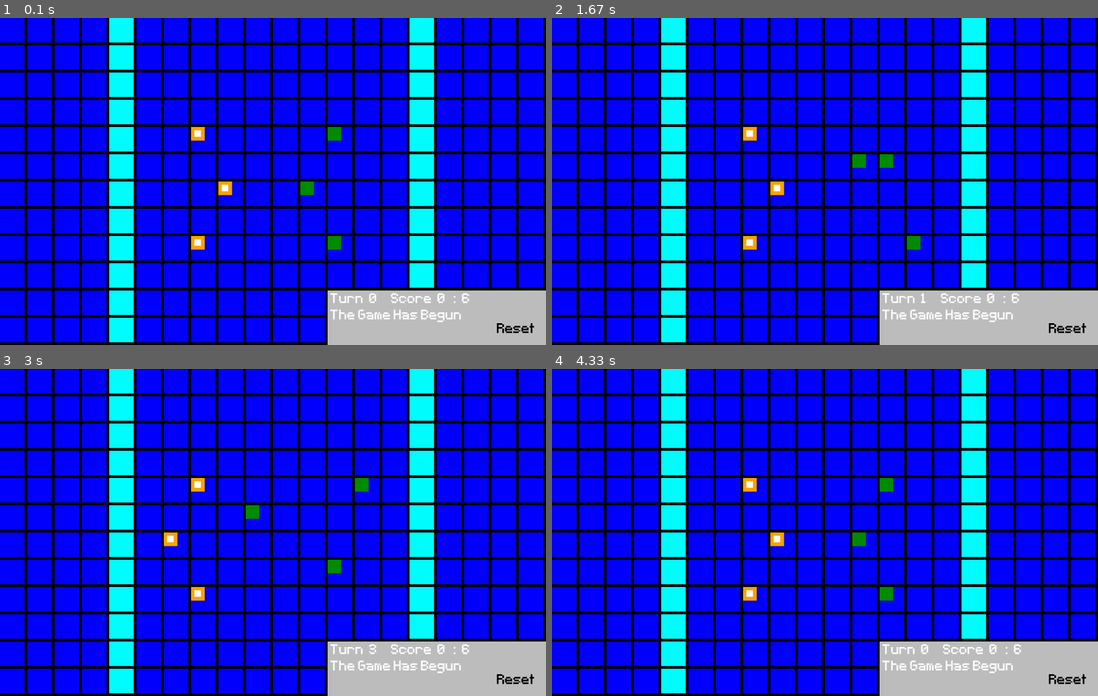
Above: before the commit, frames 1-4 (two rows, left to right).
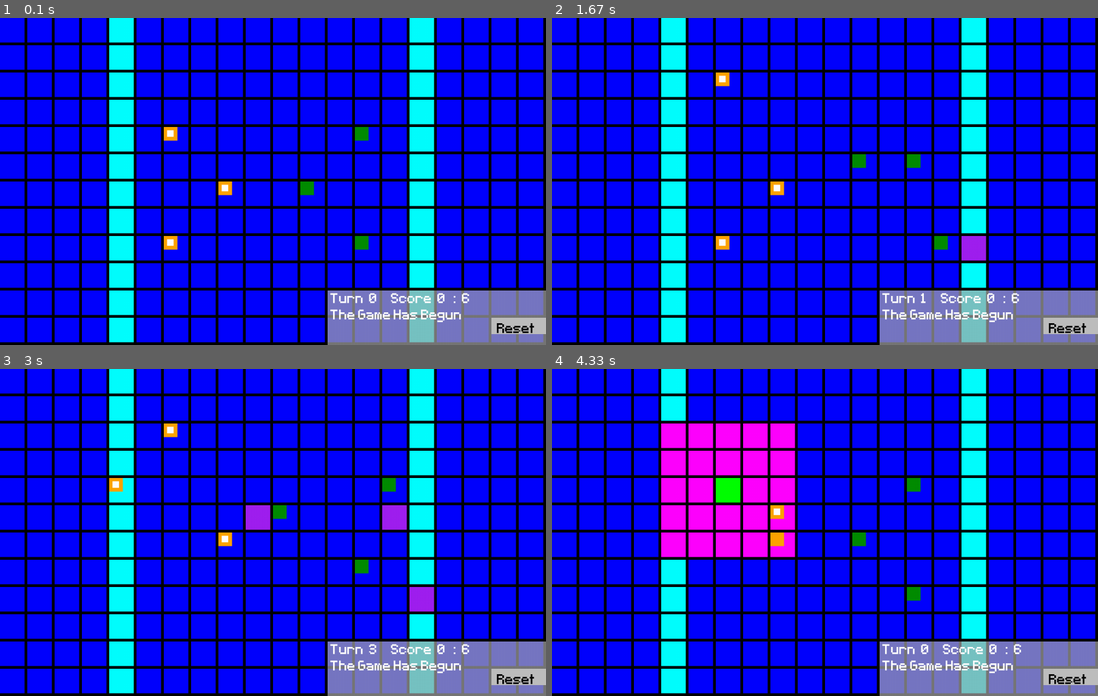
Above: after the commit, the same moments.

Repository: LWhite200/pygames
Game: pygame game, started from Final War/Final War.py
The game is run twice, just before and just after one commit, with the same random seed, the same clock (stepped at 60 frames per second) and the same inputs.
Inputs (mouse positions are in pixels of both pictures, inside the frame that each line leads up to):
- Up to frame 1 (0.1 s): no input
- Up to frame 2 (1.67 s): tap Enter at 0.33, 1.33 s; press the mouse at (1070, 325) at 0.7 s; move the mouse to (852, 250) at 0.8 s; release the mouse at (628, 171) at 0.93 s; press the mouse at (721, 132) at 1.03 s; move the mouse to (726, 103) at 1.13 s; release the mouse at (737, 73) at 1.27 s
- Up to frame 3 (3 s): press the mouse at (223, 539) at 1.7 s; move the mouse to (180, 542) at 1.8 s; release the mouse at (136, 545) at 1.93 s; press the mouse at (169, 594) at 2.03 s; move the mouse to (322, 503) at 2.13 s; release the mouse at (480, 411) at 2.27 s; press the mouse at (169, 539) at 2.37 s; move the mouse to (131, 499) at 2.47 s; release the mouse at (98, 460) at 2.6 s; tap Space at 2.73 s; tap Enter at 2.82 s
- Up to frame 4 (4.33 s): tap Space at 3.03 s; press the mouse at (666, 483) at 3.2 s; move the mouse to (764, 483) at 3.3 s; release the mouse at (863, 480) at 3.43 s; press the mouse at (1070, 676) at 3.53 s; move the mouse to (857, 594) at 3.63 s; release the mouse at (644, 509) at 3.77 s; press the mouse at (721, 594) at 3.87 s; move the mouse to (863, 558) at 3.97 s; release the mouse at (999, 525) at 4.1 s; press the mouse at (721, 483) at 4.2 s; move the mouse to (857, 539) at 4.3 s

The runs differ from the first frame. In frame 1, 6.6% of the frame differs, in the area x 30-100%, y 33-100%; in frame 2, 7.0%; in frame 3, 8.0%; in frame 4, 15%, in the area x 20-100%, y 16-100%.

Commit message:
Add files via upload

Diff:
--- a/Final War/Final War.py
+++ b/Final War/Final War.py
@@ -7,14 +7,14 @@
 pygame.init()
 
 width, height = 1000, 600
-wth, hth = (height // 100) * 2, (width // 100) * 2
+wth, hth = (width // 100) * 2, (height // 100) * 2
 wrdDiv = 50 # translate phyiscal location to world grid
 screen = pygame.display.set_mode((width, height))
 pygame.display.set_caption('Final War')
 clock = pygame.time.Clock()
 
-world = [[0 for _ in range(wth)] for _ in range(hth)]  # 0: red enemy, 1: blue player, 2: white being dragged, 3: Magenta can be placed
-wObj = [[None for _ in range(wth)] for _ in range(hth)]
+world = [[0 for _ in range(hth)] for _ in range(wth)]  # 0: red enemy, 1: blue player, 2: white being dragged, 3: Magenta can be placed
+wObj = [[None for _ in range(hth)] for _ in range(wth)]
 worldScore = [0, 0]
 curTurn = 0
 toDisplayText = "The Game Has Begun"
@@ -87,18 +87,6 @@
             self.curHP = 150
             self.power = 100
             self.moveDistance = 2
-
-    def moveRandom(self):
-        ranStep = random.randint(1, 5)
-        if ranStep == 1 and self.x >= wrdDiv:
-            self.x -= wrdDiv
-        elif ranStep == 2 and self.x < width - wrdDiv:
-            self.x += wrdDiv
-        elif ranStep == 3 and self.y < height - wrdDiv:
-            self.y += wrdDiv
-        elif ranStep == 4 and self.y >= wrdDiv:
-            self.y -= wrdDiv
-        self.rect.topleft = (self.x, self.y)
 
 EnemyObjs = []
 class enemObj:
@@ -135,28 +123,94 @@
             self.y -= wrdDiv
         self.rect.topleft = (self.x, self.y)
 
-    def attackPlayer(self):
-
-        directions = [
+    def chooseMove(self):
+        RN = random.randint(2, 5) # 5 means do nothing
+
+        if self.canBeAttacked and random.random() < 0.75:
+            RN = 1
+        self.isDefending = False
+        enemy.canBeAttacked = False
+        if RN == 1:
+            eneAttack(self)
+        elif RN == 2:
+            self.isDefending = True
+        elif RN == 3:
+            enePush(self)
+        elif RN == 4:
+            eneBuild(self)
+        self.canBeAttacked = False
+
+def eneAttack(ene):
+    directions = [
             (-wrdDiv, 0), (wrdDiv, 0), (0, -wrdDiv), (0, wrdDiv),
             (-wrdDiv, -wrdDiv), (wrdDiv, -wrdDiv), (-wrdDiv, wrdDiv), (wrdDiv, wrdDiv) ]
 
-        for dx, dy in directions:
-            adj_x = (self.x + dx) // wrdDiv
-            adj_y = (self.y + dy) // wrdDiv
-
-            if 0 <= adj_x < hth and 0 <= adj_y < wth:
-                player = wObj[adj_x][adj_y]
-                if isinstance(player, playObj) and random.random() < 0.5:
-                    attackFunct(player, self, False)
-                    break
-
-PlayerObjs.append(playObj(350, 200, "norm"))
+    for dx, dy in directions:
+        adj_x = (ene.x + dx) // wrdDiv
+        adj_y = (ene.y + dy) // wrdDiv
+
+        if 0 <= adj_x < wth and 0 <= adj_y < hth:
+            player = wObj[adj_x][adj_y]
+            if isinstance(player, playObj) and random.random() < 0.5:
+                attackFunct(player, ene, False)
+                break
+
+def enePush(ene):
+    dir = [(wrdDiv, 0), (-wrdDiv, 0), (0, wrdDiv), (0, -wrdDiv)]
+    newDir = []
+    px, py = ene.rect.x, ene.rect.y
+
+    for dx, dy in dir:
+        newX, newY = (px + dx) // wrdDiv, (py + dy) // wrdDiv
+        if newX in range(0, wth - 1) and newY in range(0, hth - 1) and wObj[newX][newY]:
+            enemy = wObj[newX][newY]
+            if isinstance(enemy, enemObj) or isinstance(enemy, playObj):
+                newDir.append((newX, newY))
+
+    if newDir:
+        rand = random.choice(newDir)  # Choose a random tuple from newDir
+        target = wObj[rand[0]][rand[1]]
+
+        nX = (target.x - px) // 50 # 0 or -1 or 1 for directions
+        nY = (target.y - py) // 50
+        pushDist = random.choice([wrdDiv, wrdDiv * 2])
+
+        new_x = target.x + (nX * pushDist) # original plus the new position
+        new_y = target.y + (nY * pushDist)
+
+        if 0 <= new_x < width and 0 <= new_y < height:
+            toDisplayText = "Enemy Pushed Someone"
+            target.x = new_x
+            target.y = new_y
+            target.rect.topleft = (target.x, target.y)
+            updateBoard()
+
+def eneBuild(ene):
+    dir = [(wrdDiv, 0), (-wrdDiv, 0), (0, wrdDiv), (0, -wrdDiv)]
+    newDir = []
+    px, py = ene.rect.x, ene.rect.y
+
+    for dx, dy in dir:
+        newX, newY = (px + dx) // wrdDiv, (py + dy) // wrdDiv
+        if newX in range(0, wth - 1) and newY in range(0, hth - 1) and not wObj[newX][newY]:
+            newDir.append((newX, newY))
+
+    if newDir:
+        rand = random.choice(newDir)  # Choose a random tuple from newDir
+
+        if wObj[rand[0]][rand[1]] is None:
+            new_fence = Fences(rand[0] * wrdDiv, rand[1] * wrdDiv, False)
+            fenceObjs.append(new_fence)
+            wObj[rand[0]][rand[1]] = new_fence
+            world[rand[0]][rand[1]] = 2
+    updateBoard()
+
+PlayerObjs.append(playObj(300, 200, "norm"))
 PlayerObjs.append(playObj(400, 300, "norm"))
-PlayerObjs.append(playObj(350, 400, "norm"))
-EnemyObjs.append(enemObj(600, 200))
+PlayerObjs.append(playObj(300, 400, "norm"))
+EnemyObjs.append(enemObj(650, 200))
 EnemyObjs.append(enemObj(550, 300))
-EnemyObjs.append(enemObj(600, 400))
+EnemyObjs.append(enemObj(650, 400))
 
 dragging_player = None
 drag_offset_x = 0
@@ -168,8 +222,8 @@
 
     worldScore[0], worldScore[1] = 0, 0
 
-    for i in range(hth):
-        for j in range(wth):
+    for i in range(wth):
+        for j in range(hth):
             world[i][j] = 0
             wObj[i][j] = None
 
@@ -190,11 +244,11 @@
         worldScore[world[enemX][enemY]] += 1
         wObj[enemX][enemY] = enemy
 
-    fstThird = hth * Fraction(1, 5)
-    sndThird = (hth - fstThird) - 1
-
-    for i in range(0, hth):
-        for j in range(0, wth):
+    fstThird = wth * Fraction(1, 5)
+    sndThird = (wth - fstThird) - 1
+
+    for i in range(0, wth):
+        for j in range(0, hth):
             if i == fstThird or i == sndThird:
                 world[i][j] = 1
             else:
@@ -214,12 +268,14 @@
         if pla.isDefending:
             eAta = eAta // 4
             pAta = pAta // 3
+            pla.isDefending = False
         else:
             pAta = pAta // 4
     else: # player attacked
         if ene.isDefending:
             pAta = pAta // 4
             eAta = eAta // 3
+            ene.isDefending = False
         else:
             eAta = eAta // 4
     pla.curHP -= eAta
@@ -240,6 +296,7 @@
         battleText[2] = 1
         PlayerObjs.remove(pla)
     updateBoard()
+    ene.canBeAttacked = False
 
 
 def battleScreen():
@@ -288,13 +345,16 @@
     screen.blit(background, background_rect)
 
     # World Grid display
-    for i in range(0, hth):
-        for j in range(0, wth):
+    for i in range(0, wth):
+        for j in range(0, hth):
             color = "Blue" if world[i][j] == 0 else "Cyan" if world[i][j] == 1 else "Green" if world[i][j] == 2 else "Magenta"
             pygame.draw.rect(screen, color, pygame.Rect(i * wrdDiv, j * wrdDiv, 45, 45))
 
     for fence in fenceObjs:
-        pygame.draw.rect(screen, "Yellow", fence.rect)
+        if fence.team:
+            pygame.draw.rect(screen, "Yellow", fence.rect)
+        else:
+            pygame.draw.rect(screen, "Purple", fence.rect)
 
 
 
@@ -308,7 +368,7 @@
             nm_rect = nm_surf.get_rect(center=enemy.rect.center)
             screen.blit(nm_surf, nm_rect)
 
-        enemy.canBeAttacked = False
+
 
     # Player Display
     for player in PlayerObjs:
@@ -323,7 +383,7 @@
             adjacent_x = (player.x + dx) // wrdDiv
             adjacent_y = (player.y + dy) // wrdDiv
 
-            if 0 <= adjacent_x < hth and 0 <= adjacent_y < wth:
+            if 0 <= adjacent_x < wth and 0 <= adjacent_y < hth:
                 obj = wObj[adjacent_x][adjacent_y]
                 if isinstance(obj, enemObj):
                     player.inRange = True
@@ -338,9 +398,8 @@
             nm_rect = nm_surf.get_rect(center=player.rect.center)
             screen.blit(nm_surf, nm_rect)
 
-
-    textArea = pygame.Surface((width // 2.5, height // 6))
-    textArea.fill('Grey')
+    textArea = pygame.Surface((width // 2.5, height // 6), pygame.SRCALPHA)
+    textArea.fill((169, 169, 169, 180))
     screen.blit(textArea, (width - (width // 2.5), height - (height // 6)))
 
     scoreText = str("Turn  " + str(curTurn) + "     Score  " + str(worldScore[1]) + "  :  " + str(worldScore[0]))
@@ -350,7 +409,6 @@
     scoreText = str(toDisplayText)
     score_surf = font.render(scoreText, False, (254, 254, 254))
     screen.blit(score_surf, (width - (width // 2.5) + 5, height - (height // 6) + 35))
-
 
     idx = 0
     moveUp = False
@@ -368,6 +426,7 @@
 
                 if buttonMoveUp:
                     button.rect.y -= 100
+
 
                 pygame.draw.rect(screen, "Grey", button.rect)
                 score_surf = font.render(button.name, False, (0, 0, 0))
@@ -392,20 +451,20 @@
 
 def reset():
     global PlayerObjs, EnemyObjs, fenceObjs, world, wObj, worldScore, curTurn, toDisplayText
-    world = [[0 for _ in range(wth)] for _ in range(hth)]
-    wObj = [[None for _ in range(wth)] for _ in range(hth)]
+    world = [[0 for _ in range(hth)] for _ in range(wth)]
+    wObj = [[None for _ in range(hth)] for _ in range(wth)]
     worldScore = [0, 0]
     curTurn = 0
     toDisplayText = "The Game Has Begun"
     PlayerObjs = []
     EnemyObjs = []
     fenceObjs = []
-    PlayerObjs.append(playObj(350, 200, "norm"))
+    PlayerObjs.append(playObj(300, 200, "norm"))
     PlayerObjs.append(playObj(400, 300, "norm"))
-    PlayerObjs.append(playObj(350, 400, "norm"))
-    EnemyObjs.append(enemObj(600, 200))
+    PlayerObjs.append(playObj(300, 400, "norm"))
+    EnemyObjs.append(enemObj(650, 200))
     EnemyObjs.append(enemObj(550, 300))
-    EnemyObjs.append(enemObj(600, 400))
+    EnemyObjs.append(enemObj(650, 400))
     updateBoard()
 
 # ------------------------------------------------------------------------------------------------------------
@@ -415,17 +474,74 @@
 playerAttacking = None
 buildMode = False
 pushMode = False
+pullMode = False
 
 while True:
 
-    if pushMode and not showAttackScreen:
+    if pullMode and not showAttackScreen:
         dir = [(wrdDiv, 0), (-wrdDiv, 0), (0, wrdDiv), (0, -wrdDiv)]
         newDir = []
         px, py = playerAttacking.rect.x, playerAttacking.rect.y
 
         for dx, dy in dir:
             newX, newY = (px + dx) // wrdDiv, (py + dy) // wrdDiv
-            if newX in range(0, hth - 1) and newY in range(0, wth - 1) and wObj[newX][newY]:
+            if newX in range(0, wth - 1) and newY in range(0, hth - 1) and wObj[newX][newY]:
+                pla = wObj[newX][newY]
+                if isinstance(pla, playObj):
+                    newDir.append((newX, newY))
+                    world[newX][newY] = 3
+
+        mouse_x, mouse_y = pygame.mouse.get_pos()
+        grid_x = (mouse_x // wrdDiv) * wrdDiv
+        grid_y = (mouse_y // wrdDiv) * wrdDiv
+
+        if not newDir:
+            toDisplayText = "Nobody can be pushes"
+            pullMode = False
+            playerAttacking = None
+            closeSideMenu()
+            updateBoard()
+
+        for event in pygame.event.get():
+            if event.type == pygame.KEYDOWN:
+                playerAttacking = None
+                pullMode = False
+                closeSideMenu()
+                updateBoard()
+            if event.type == pygame.QUIT:
+                pygame.quit()
+            if event.type == pygame.MOUSEBUTTONDOWN:
+                if event.button == 1:
+                    if wObj[grid_x // wrdDiv][grid_y // wrdDiv] and (grid_x // wrdDiv, grid_y // wrdDiv) in newDir:
+
+                        for enemy in PlayerObjs:
+                            if enemy.x == grid_x and enemy.y == grid_y:
+                                nX = (grid_x - px) // 50 # 0 or -1 or 1 for directions
+                                nY = (grid_y - py) // 50
+                                pushDist = random.choice([wrdDiv * 2, wrdDiv * 3]) # the pixel representation of 1 or 2 tiles
+                                new_x = grid_x - (nX * pushDist) # original plus the new position
+                                new_y = grid_y - (nY * pushDist)
+                                if 0 <= new_x < width and 0 <= new_y < height and not wObj[new_x // 50][new_y // 50]:
+                                    enemy.x = new_x
+                                    enemy.y = new_y
+                                    enemy.rect.topleft = (enemy.x, enemy.y)
+                                    playerAttacking.hasMoved, playerAttacking.doneAttack = True, True
+                                    updateBoard()
+                                else:
+                                    toDisplayText = ("Couldn't push " + str(pushDist // wrdDiv))
+                                break
+                    pullMode = False
+                    playerAttacking = None
+                    closeSideMenu()
+                    updateBoard()
+    elif pushMode and not showAttackScreen:
+        dir = [(wrdDiv, 0), (-wrdDiv, 0), (0, wrdDiv), (0, -wrdDiv)]
+        newDir = []
+        px, py = playerAttacking.rect.x, playerAttacking.rect.y
+
+        for dx, dy in dir:
+            newX, newY = (px + dx) // wrdDiv, (py + dy) // wrdDiv
+            if newX in range(0, wth - 1) and newY in range(0, hth - 1) and wObj[newX][newY]:
                 enemy = wObj[newX][newY]
                 if isinstance(enemy, enemObj):
                     newDir.append((newX, newY))
@@ -455,16 +571,31 @@
                     if wObj[grid_x // wrdDiv][grid_y // wrdDiv] and (grid_x // wrdDiv, grid_y // wrdDiv) in newDir:
 
                         for enemy in EnemyObjs:
-                            if enemy.rect.x == grid_x and enemy.rect.y == grid_y:
-                                enemy.rect.x += 50
-                                playerAttacking.hasMoved, playerAttacking.doneAttack = True, True
+                            if enemy.x == grid_x and enemy.y == grid_y:
+
+                                nX = (grid_x - px) // 50 # 0 or -1 or 1 for directions
+                                nY = (grid_y - py) // 50
+
+                                pushDist = random.choice([wrdDiv, wrdDiv * 2]) # the pixel representation of 1 or 2 tiles
+
+                                new_x = grid_x + (nX * pushDist) # original plus the new position
+                                new_y = grid_y + (nY * pushDist)
+
+                                if 0 <= new_x < width and 0 <= new_y < height and not wObj[new_x // 50][new_y // 50]:
+                                    enemy.x = new_x
+                                    enemy.y = new_y
+                                    enemy.rect.topleft = (enemy.x, enemy.y)
+                                    playerAttacking.hasMoved, playerAttacking.doneAttack = True, True
+                                    updateBoard()
+                                else:
+                                    toDisplayText = ("Couldn't push " + str(pushDist // wrdDiv))
+
                                 break
 
                     pushMode = False
                     playerAttacking = None
                     closeSideMenu()
                     updateBoard()
-
     elif buildMode and not showAttackScreen and not pushMode:
         dir = [(wrdDiv, 0), (-wrdDiv, 0), (0, wrdDiv), (0, -wrdDiv)]
         newDir = []
@@ -472,7 +603,7 @@
 
         for dx, dy in dir:
             newX, newY = (px + dx) // wrdDiv, (py + dy) // wrdDiv
-            if newX in range(0, hth) and newY in range(0, wth) and not wObj[newX][newY]:
+            if newX in range(0, wth) and newY in range(0, hth) and not wObj[newX][newY]:
                 newDir.append((newX, newY))
                 world[newX][newY] = 3
 
@@ -501,7 +632,6 @@
                     playerAttacking = None
                     closeSideMenu()
                     updateBoard()
-
     elif showAttackScreen:
         for event in pygame.event.get():
             if event.type == pygame.KEYDOWN or event.type == pygame.MOUSEBUTTONDOWN:
@@ -511,7 +641,7 @@
             if event.type == pygame.QUIT:
                 pygame.quit()
 
-    if not buildMode and not showAttackScreen and not pushMode:
+    if not buildMode and not showAttackScreen and not pushMode: #-------------------------------------------------
         for event in pygame.event.get():
             if event.type == pygame.QUIT:
                 pygame.quit()
@@ -519,7 +649,7 @@
                 sideMenu[0], sideMenu[1] = False, None
                 for enemy in EnemyObjs:
                     enemy.moveRandom()
-                    enemy.attackPlayer()
+                    enemy.chooseMove()
                     enemy.canBeAttacked = False
 
                 for player in PlayerObjs:
@@ -545,12 +675,16 @@
                                     playerAttacking.isAttacking = False
                                     playerAttacking.curHP -= enemy.power // 4
                                     playerAttacking = None
-
                                 break
+                        if playerAttacking:
+                            playerAttacking.isAttacking = False
+                            playerAttacking = None
                     for button in buttonObjs:
                         if button.rect.collidepoint(event.pos) and button.isOn:
+                            if sideMenu[1]: sideMenu[1].isDefending = False
                             if button.name == "Attack":
                                 if sideMenu[1].inRange:
+
                                     toDisplayText = "Attack clicked!"
                                     playerAttacking = sideMenu[1]
                                     playerAttacking.isAttacking = True
@@ -571,6 +705,10 @@
                                 toDisplayText = "Push pressed!"
                                 playerAttacking = sideMenu[1]
                                 pushMode = True
+                            elif button.name == "Pull":
+                                toDisplayText = "Pull pressed!"
+                                playerAttacking = sideMenu[1]
+                                pullMode = True
                             elif button.name == "Reset":
                                 reset()
                             closeSideMenu()
@@ -607,7 +745,7 @@
 
                     for dx in range(-max_dist, max_dist + 1):
                         for dy in range(-max_dist, max_dist + 1):
-                            if 0 <= (original_x // wrdDiv + dx) < hth and 0 <= (original_y // wrdDiv + dy) < wth:
+                            if 0 <= (original_x // wrdDiv + dx) < wth and 0 <= (original_y // wrdDiv + dy) < hth:
                                 if abs(dx) <= max_dist and abs(dy) <= max_dist:
                                     if (dx == 0 and dy == 0):
                                         world[(original_x // wrdDiv) + dx][(original_y // wrdDiv) + dy] = 2
@@ -620,9 +758,10 @@
                         new_y = dragging_player.rect.y // wrdDiv
                         for i, player in enumerate(PlayerObjs):
                             if player == dragging_player:
+                                if PlayerObjs[i].x != new_x * wrdDiv and PlayerObjs[i].y != new_y * wrdDiv:
+                                    PlayerObjs[i].hasMoved = True
                                 PlayerObjs[i].x = new_x * wrdDiv
                                 PlayerObjs[i].y = new_y * wrdDiv
-                                PlayerObjs[i].hasMoved = True
                                 PlayerObjs[i].isAttacking = False
                                 PlayerObjs[i].inRange = False
                                 break
